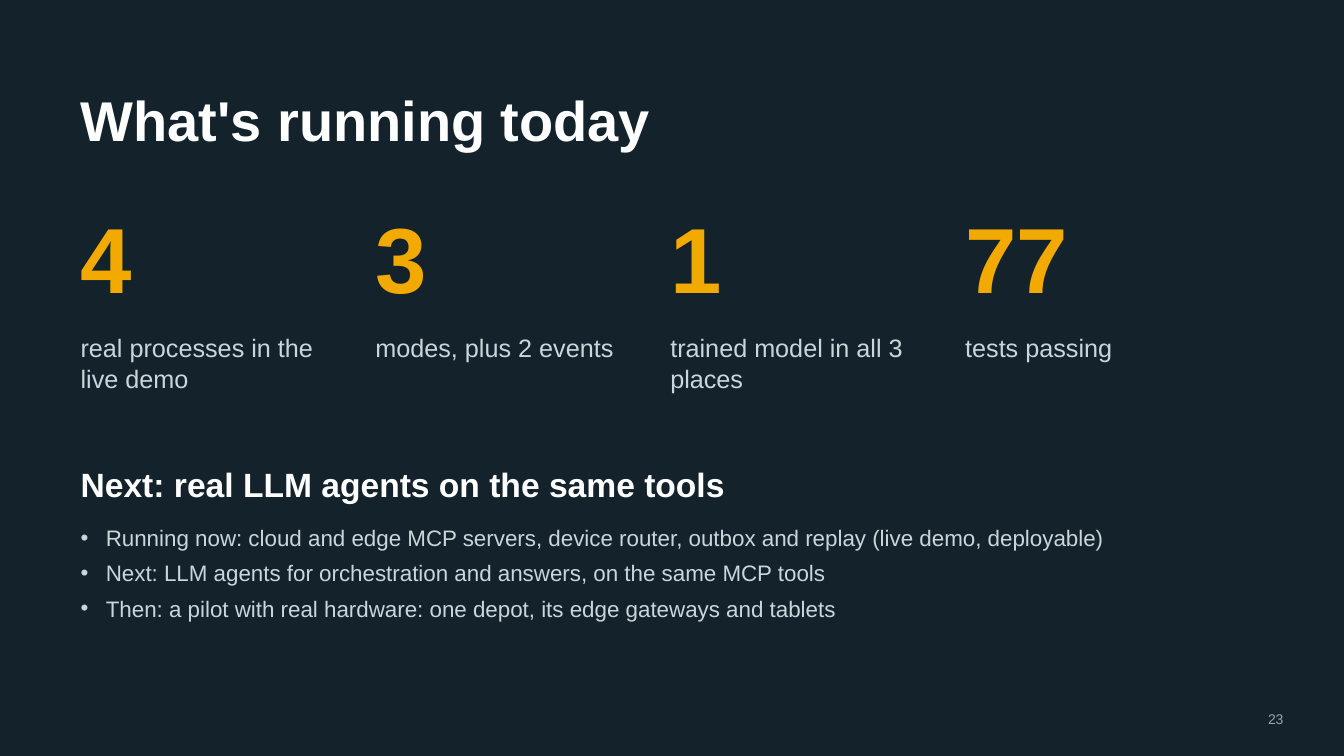
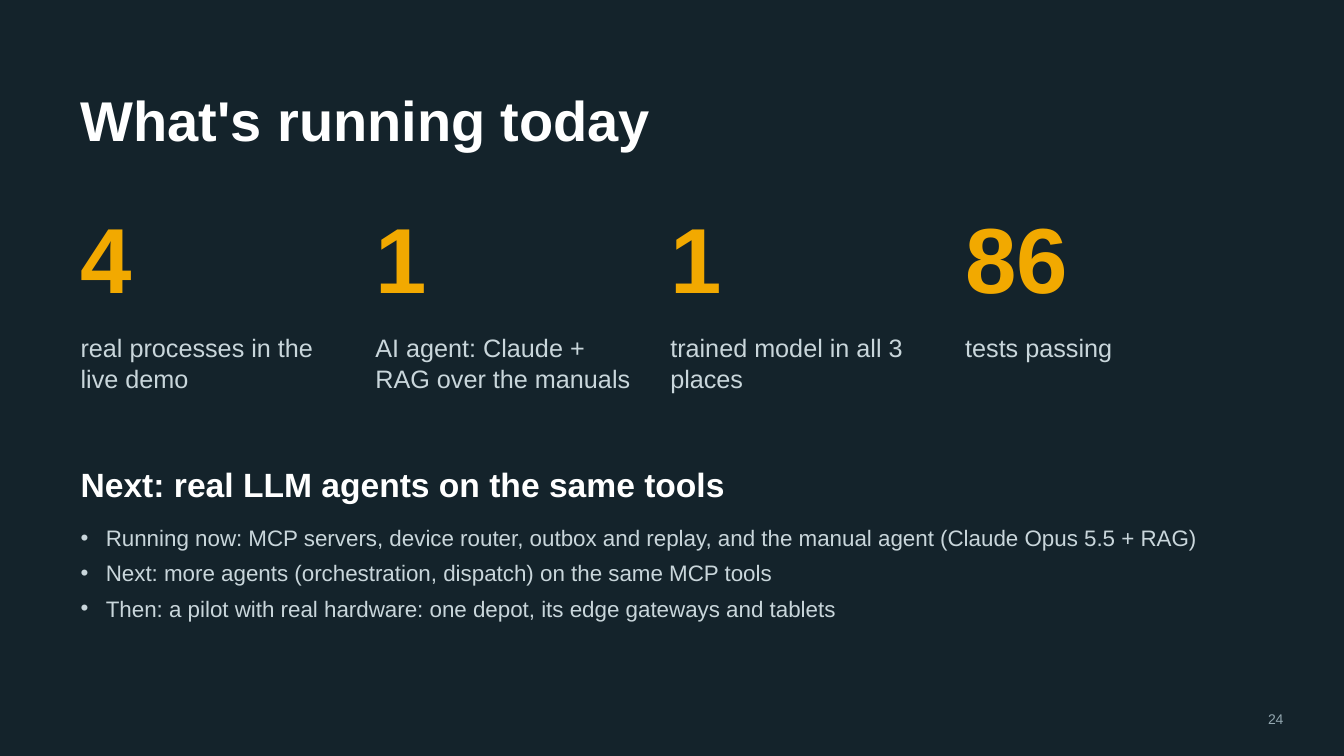
Before and after one commit to chandra50/hybrid-ai-service, a slide deck: slide 24 of docs/hybrid-ai-design.pptx (slide 23 before the commit). Drawn at 1344x756 pixels with LibreOffice and Linux fonts; fonts in the diff are those of the drawing. Boxes give left, top, right and bottom in pixels: in the first picture for what was removed or moved away, otherwise in the second. Text is boxed around its words. In the diff, an @@ line names an element or a change of style, - is before the commit and + after.

```diff
--- a/docs/hybrid-ai-design.pptx
+++ b/docs/hybrid-ai-design.pptx
@@ text at (375,229,426,293): text changed @@
-3
+1
@@ text at (965,228,1068,294): text changed @@
-77
+86
@@ text at (375,338,630,389): text changed @@
-modes, plus 2 events
+AI agent: Claude + RAG over the manuals
@@ text at (106,530,1197,586): text changed @@
-• Running now: cloud and edge MCP servers, device router, outbox and replay (live demo, deployable)
-• Next: LLM agents for orchestration and answers, on the same MCP tools
+• Running now: MCP servers, device router, outbox and replay, and the manual agent (Claude Opus 5.5 + RAG)
+• Next: more agents (orchestration, dispatch) on the same MCP tools
@@ text at (1268,714,1284,724): text changed @@
-23
+24
```
Also in this commit, not shown: 10 other slides changed, 1 slide added, 6 other files.
